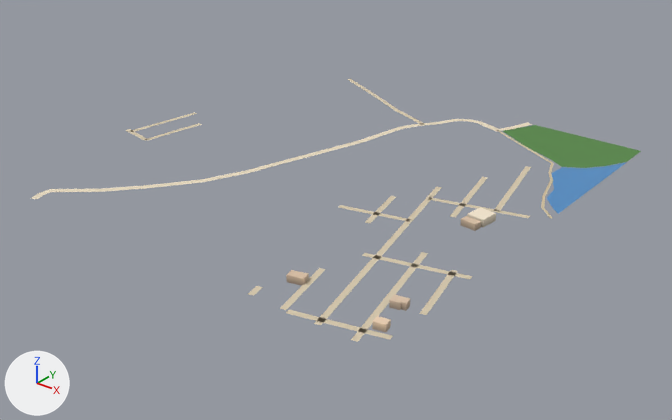
The glTF model public/assets/bengaluru-region-v1/tiles/t44_-23-l0.glb: old version first, new version second.
Both versions are drawn from a 50 mm lens placed at (22838.0, -11969.0, 396.0), pointed at (22272.0, -11262.0, -42.0). Lighting does not change. The marker at lower left points along +X, +Y and +Z. The picture after the commit comes second.

The older version as bpy lines, for what is in view:
```python
me_building = bpy.data.meshes.new('building')
me_building.from_pydata(...)  # 44 vertices, 56 faces; spans x 379.0..491.0, y 23.0..248.0, z 0.0..8.0
me_building.materials.append(mat_building)
me_ground = bpy.data.meshes.new('ground')
me_ground.from_pydata(...)  # 260 vertices, 233 faces; spans x -1.0..503.0, y -3.0..503.0, z 1.0
me_ground.materials.append(mat_ground)
# before: 0 (1.0, 187.0, 1.0) at pixel (129, 128), 1 (-1.0, 182.0, 1.0) at pixel (125, 130), 190 (74.0, -1.0, 1.0) at pixel (30, 198), 191 (82.0, 1.0, 1.0) at pixel (37, 199)
# before: 238 (341.0, 461.0, 1.0) at pixel (499, 128), 239 (343.0, 451.0, 1.0) at pixel (495, 131), 240 (347.0, 473.0, 1.0) at pixel (508, 127), 241 (354.0, 469.0, 1.0) at pixel (512, 129), 242 (358.0, 501.0, 1.0) at pixel (527, 122)
# before: 243 (365.0, 499.0, 1.0) at pixel (532, 124)
me_water = bpy.data.meshes.new('water')
me_water.from_pydata(...)  # 29 vertices, 33 faces; spans x 450.0..500.0, y 297.0..461.0, z 0.0
me_water.materials.append(mat_water)
ob_building = bpy.data.objects.new('building', me_building)
ob_building.location = (22000.0, -11500.0, 0.0)
ob_ground = bpy.data.objects.new('ground', me_ground)
ob_ground.location = (22000.0, -11500.0, 0.0)
ob_water = bpy.data.objects.new('water', me_water)
ob_water.location = (22000.0, -11500.0, 0.0)
```
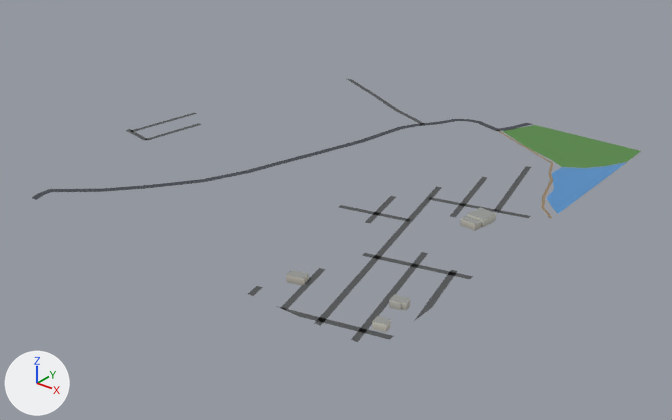
Boxes (x1, y1, x2, y2) around the edits, measured in the pictures (672 x 420 px; the box of a moved part takes in the faces that stretch with it):
part 1 of me_building, recoloured
    both: (286, 207, 496, 332)
part 2 of me_ground, moved or reshaped
    before: (32, 129, 131, 199)
    after: (32, 129, 131, 200)
part 3 of me_ground, moved or reshaped
    both: (248, 213, 552, 342)
part 4 of me_ground, reshaped
    before: (478, 122, 532, 131)
    after: (478, 121, 532, 131)
part 5 of me_ground, recoloured
    both: (32, 86, 554, 336)

What the commit changed:
me_building is used by ob_building; location (22000.0, -11500.0, 0.0).
me_building had 44 vertices, 56 faces and spanned x 379.0..491.0, y 23.0..248.0, z 0.0..8.0.
me_building now has 44 vertices, 68 faces and spans x 379.0..491.0, y 23.0..248.0, z 0.0..8.0.
me_building part 1: 56 kept faces spanning x 379.0..491.0, y 23.0..248.0, z 0.0..8.0 get new vertex colours; the middle colour goes from beige #c9b199 to grey #b9b6af.
Edits to the shape of me_building do not show in these pictures.
me_ground is used by ob_ground; location (22000.0, -11500.0, 0.0).
Verts and faces of me_ground; kept vertices keep their numbers, new ones are numbered from 260.
me_ground had 260 vertices, 233 faces and spanned x -1.0..503.0, y -3.0..503.0, z 1.0.
me_ground now has 266 vertices, 239 faces and spans x 0.0..500.0, y 0.0..500.0, z 1.0.
Part 2, on me_ground:
Vertex 0 moves to (0.0, 188.0, 1.0), pixel (129, 128).
Vertex 1 moves to (0.0, 181.0, 1.0), pixel (125, 130).
Vertex 190 moves to (74.0, 0.0, 1.0), pixel (31, 197).
Vertex 191 moves to (82.0, 0.0, 1.0), pixel (36, 200).
Part 3, on me_ground:
14 vertices are removed from x 376.0..503.0, y -3.0..283.0, z 1.0.
15 faces are deleted.
4 vertices in x 371.0..478.0, y -1.0, z 1.0 move by (6.0, 1.0, 0.0).
3 vertices move from x 499.0..501.0, y 18.0..281.0, z 1.0 to x 500.0, y 24.0..284.0, z 1.0.
18 vertices are added at x 370.0..500.0, y 0.0..280.0, z 1.0.
19 new faces join them.
Part 4, on me_ground:
Vertices deleted: 242, 243 (with the faces that use them).
Vertex 239 moves to (344.0, 451.0, 1.0), pixel (496, 131).
Vertex 238 moves to (340.0, 461.0, 1.0), pixel (498, 128).
New vertex 278 is at (362.0, 489.0, 1.0), pixel (525, 125).
New vertex 279 is at (354.0, 492.0, 1.0), pixel (521, 123).
New vertex 280 is at (357.0, 500.0, 1.0), pixel (526, 122).
New vertex 281 is at (366.0, 500.0, 1.0), pixel (533, 124).
New faces: (240, 241, 278), (240, 278, 279), (278, 280, 279), (278, 281, 280).
me_ground part 5: 167 kept faces spanning x 0.0..500.0, y 0.0..488.0, z 1.0 get new vertex colours; the middle colour goes from beige #d7c9ae to dark grey #535556.
Other edits to the shape of me_ground do not show in these pictures.
